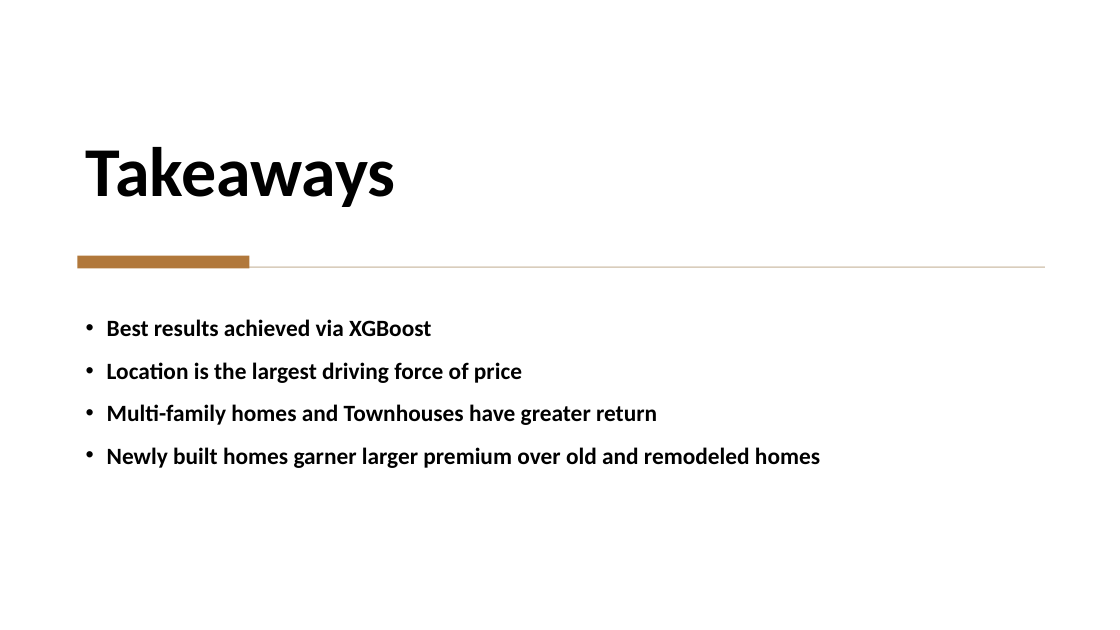
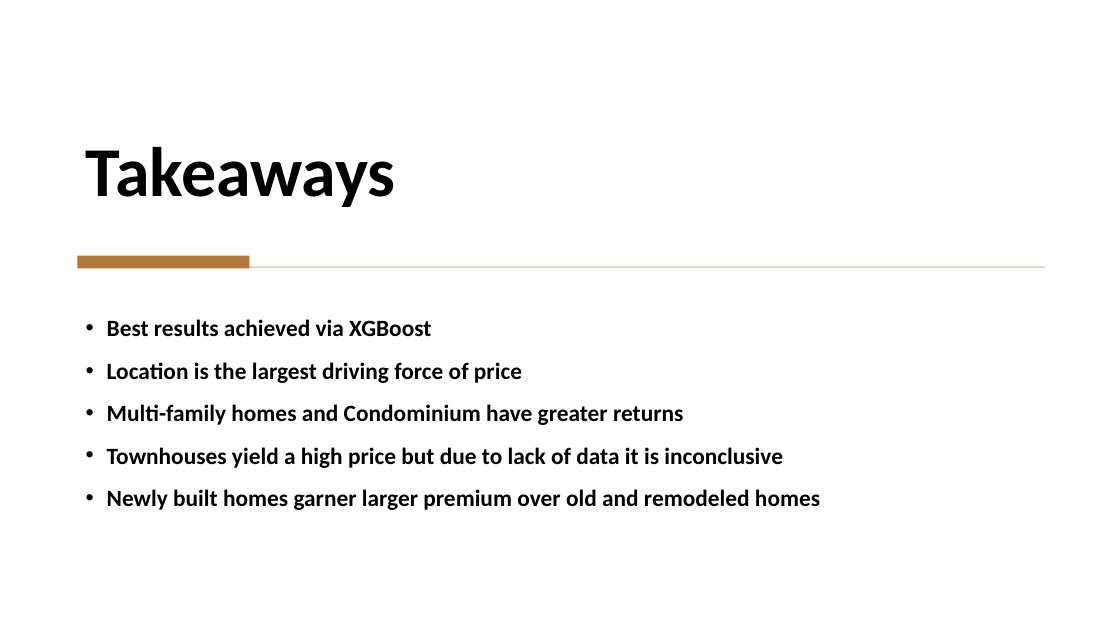
Before and after one commit to izinex/Springboard-Data-Science, a slide deck: slide 15 of Capstone 2/NYC_house_ppt.pptx (slide 14 before the commit). Drawn at 1120x630 pixels with LibreOffice and Linux fonts; fonts in the diff are those of the drawing. Boxes give left, top, right and bottom in pixels: in the first picture for what was removed or moved away, otherwise in the second. Text is boxed around its words. In the diff, an @@ line names an element or a change of style, - is before the commit and + after.

```diff
--- a/Capstone 2/NYC_house_ppt.pptx
+++ b/Capstone 2/NYC_house_ppt.pptx
@@ text at bbox=[107, 404, 783, 468]: text changed @@
-• Multi-family homes and Townhouses have greater return
+• Multi-family homes and Condominium have greater returns
+• Townhouses yield a high price but due to lack of data it is inconclusive
```
Also in this commit, not shown: 3 other slides changed, 2 slides added, 1 slide removed, 6 other files.
